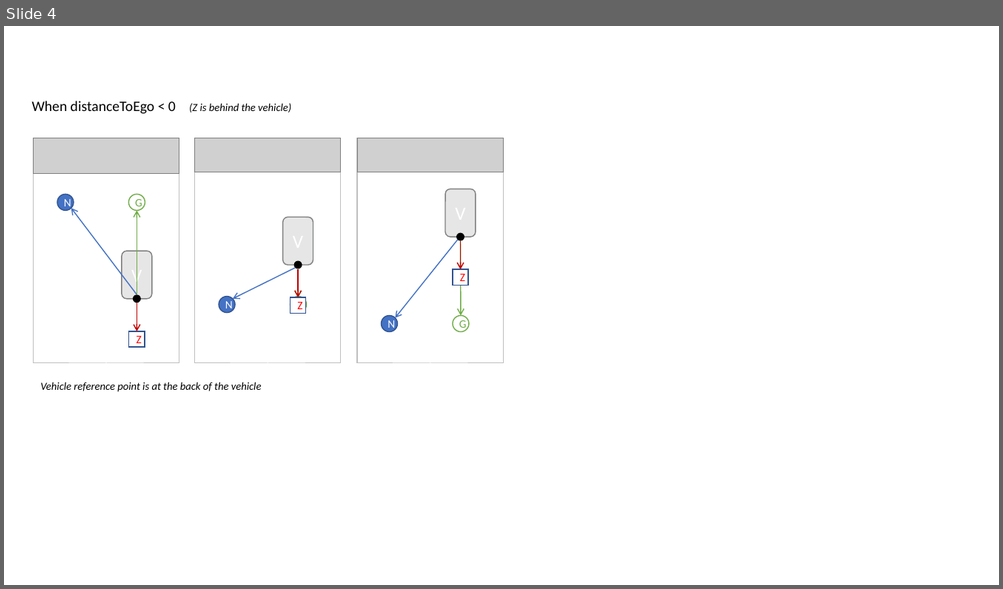
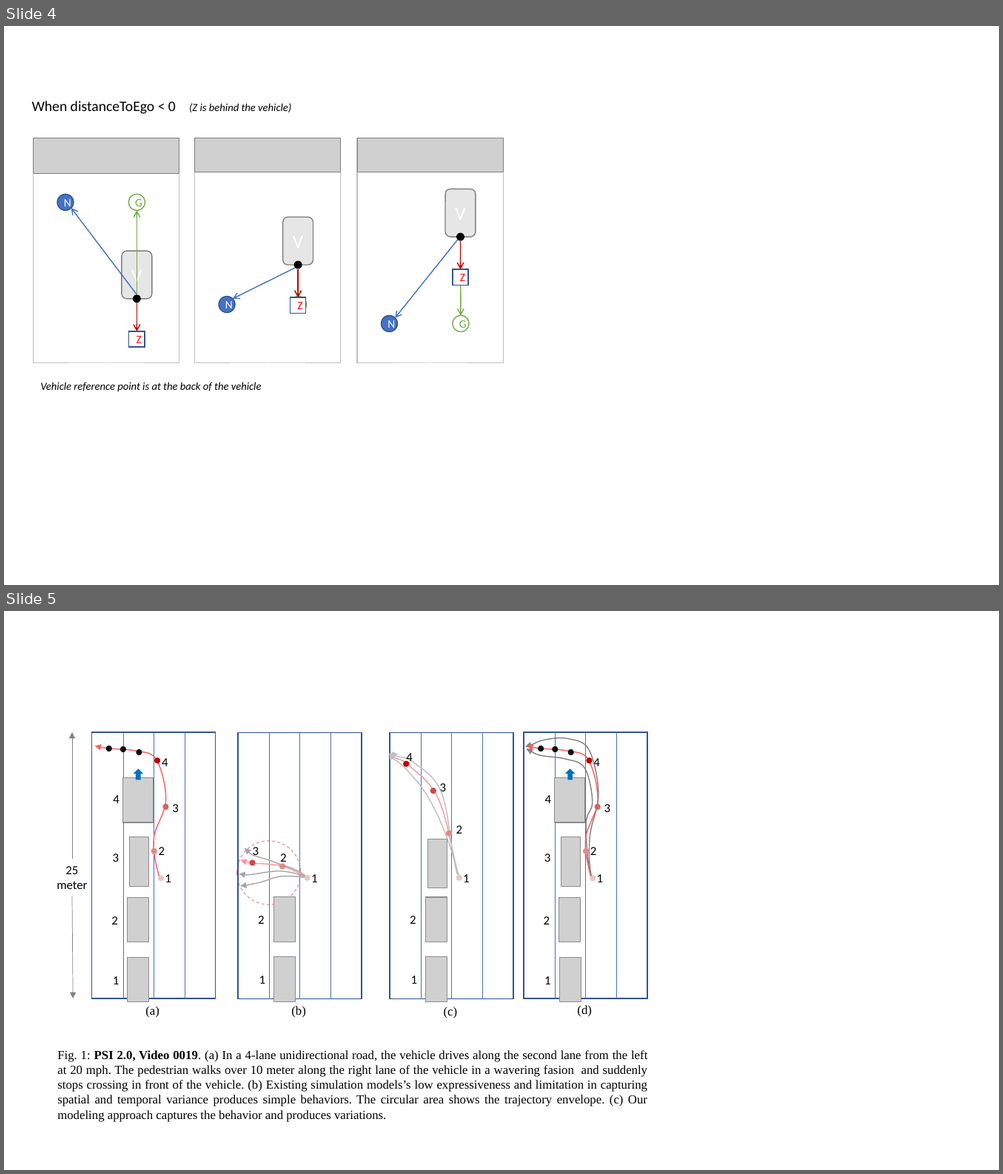
Before and after one commit to adhocmaster/carla-jaywalker-experiments, a slide deck: docs/NavPath.pptx. Shown one above the other, each under a label of ours: slide 4 before the commit, slides 4 and 5 after it. The pictures are 1003x589 and 1003x1174 pixels, drawn with LibreOffice and Linux fonts; fonts in the diff are those of the drawing; grey boxes stand for pictures. Boxes give left, top, right and bottom in pixels: in the first picture for what was removed or moved away, otherwise in the second. Text is boxed around its words. In the diff, an @@ line names an element or a change of style, - is before the commit and + after.

```diff
--- a/docs/NavPath.pptx
+++ b/docs/NavPath.pptx
@@ slide 5 added at [4,611,999,1170], background #FFFFFF @@
@@ group added at [57,732,216,1002]: 9 texts, 7 ellipses, 4 pictures, 3 lines, 2 arrows, 1 rectangle, 1 freeform shape, 1 right arrow @@
+1
+2
+3
+4
+1
+2
+3
+4
+25 meter
@@ group added at [390,732,514,999]: 3 lines, 1 rectangle @@
@@ freeform shape added at [389,754,459,879], outline #BFBFBF 1 pt @@
@@ freeform shape added at [390,753,459,878], outline #FF9797 1 pt @@
@@ freeform shape added at [391,752,457,875], outline #BFBFBF 1 pt @@
@@ ellipse added at [403,761,409,767], fill #C00000 @@
@@ group added at [406,753,462,881]: 3 ellipses, 1 text @@
+4
@@ group added at [523,732,647,1002]: 8 texts, 7 ellipses, 4 pictures, 3 lines, 3 freeform shapes, 1 rectangle, 1 right arrow @@
+1
+2
+3
+4
+1
+2
+3
+4
@@ text added at [440,783,446,795], 12 pt, text #000000 @@
+3
@@ text added at [456,826,462,834], 12 pt, text #000000 @@
+2
@@ picture added at [428,840,447,889] @@
@@ group added at [237,732,361,1002]: 5 texts, 4 ellipses, 4 freeform shapes, 3 lines, 2 pictures, 1 rectangle @@
+1
+2
+3
+1
+2
@@ text added at [463,874,469,883], 12 pt, text #000000 @@
+1
@@ picture added at [426,897,447,943] @@
@@ text added at [410,916,415,924], 12 pt, text #000000 @@
+2
@@ picture added at [426,957,447,1002] @@
@@ text added at [411,976,417,984], 12 pt, text #000000 @@
+1
@@ text added at [145,1006,159,1018], 12 pt, text #000000 @@
+(a)
@@ text added at [291,1006,306,1018], 12 pt, text #000000 @@
+(b)
@@ text added at [444,1007,458,1019], 12 pt, text #000000 @@
+(c)
@@ text added at [577,1005,592,1017], 12 pt, text #000000 @@
+(d)
@@ text added at [57,1051,648,1122], 12 pt, text #000000 @@
+Fig. 1: PSI 2.0, Video 0019. (a) In a 4-lane unidirectional road, the vehicle drives along the second lane from the left at 20 mph. The pedestrian walks over 10 meter along the right lane of the vehicle in a wavering fasion and suddenly stops crossing in front of the vehicle. (b) Existing simulation models’s low expressiveness and limitation in capturing spatial and temporal variance produces simple behaviors. The circular area shows the trajectory envelope. (c) Our modeling approach captures the behavior and produces variations.
```
Also in this commit, not shown: 1 other slide added, 8 other files.
